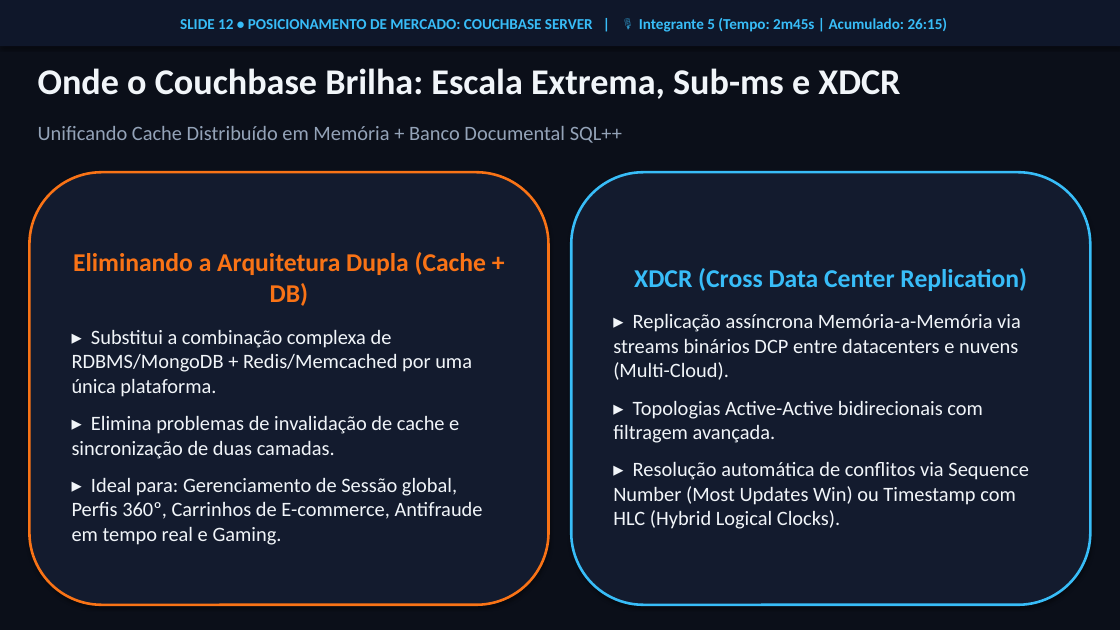
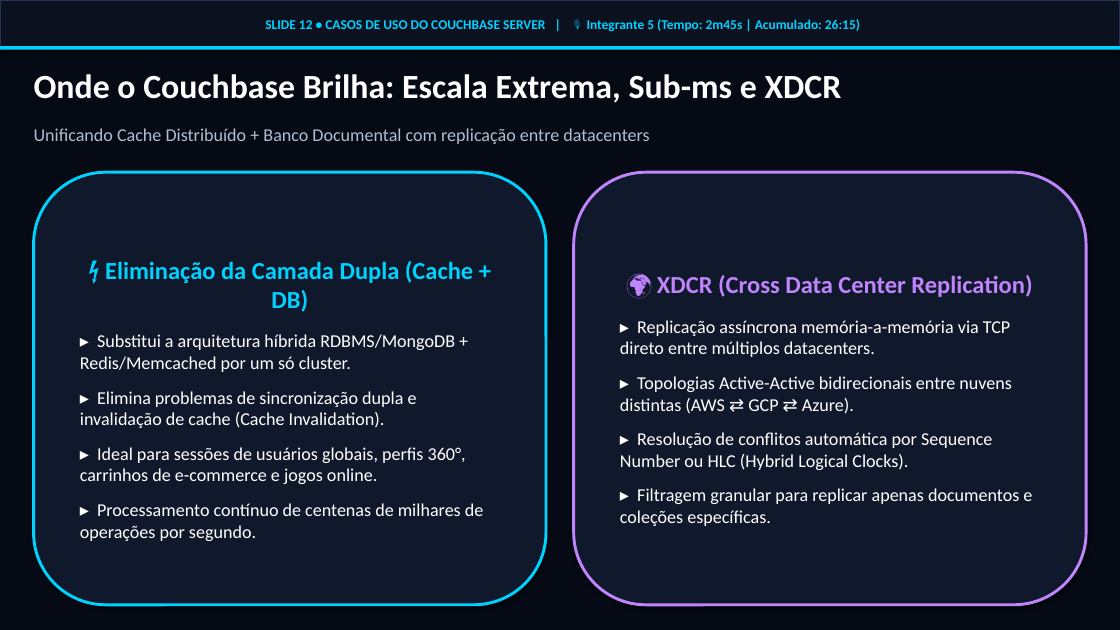
Before and after one commit to PHLopesvc07/ApresentacaoBD, a slide deck: slide 12 of Apresentacao_CouchDB_vs_Couchbase.pptx. Drawn at 1120x630 pixels with LibreOffice and Linux fonts; fonts in the diff are those of the drawing. Boxes give left, top, right and bottom in pixels: in the first picture for what was removed or moved away, otherwise in the second. Text is boxed around its words. In the diff, an @@ line names an element or a change of style, - is before the commit and + after.

Commit message:
feat: adiciona PDF completo para o professor e moderniza design do PPTX com glassmorphism e cores tematicas

```diff
--- a/Apresentacao_CouchDB_vs_Couchbase.pptx
+++ b/Apresentacao_CouchDB_vs_Couchbase.pptx
@@ background #0B0F19 to #060A14 @@
@@ rectangle "SLIDE 12 • CASOS DE ..." at (0,0,1120,49): fill #0F172A to #0B111F; outline none to #263452 1 pt @@
@@ text in rectangle at (265,19,860,32): text changed; size 13 to 11.5 pt; text colour #38BDF8 to #00D2FF @@
-SLIDE 12 • POSICIONAMENTO DE MERCADO: COUCHBASE SERVER | 🎙 Integrante 5 (Tempo: 2m45s | Acumulado: 26:15)
+SLIDE 12 • CASOS DE USO DO COUCHBASE SERVER | 🎙 Integrante 5 (Tempo: 2m45s | Acumulado: 26:15)
@@ rectangle added at (0,46,1120,50), fill #00D2FF @@
@@ text "Onde o Couchbase Brilha: Escala ..." at (34,74,842,103): size 31 to 29 pt, text colour #F1F5F9 to #FFFFFF @@
@@ text at (34,128,649,144): text changed; size 17.5 to 15.5 pt; text colour #94A3B8 to #B0BED2 @@
-Unificando Cache Distribuído em Memória + Banco Documental SQL++
+Unificando Cache Distribuído + Banco Documental com replicação entre datacenters
@@ rounded rectangle "⚡ Eliminação da Camada Dupla ...": place and size @@
-rounded rectangle "⚡ Eliminação da Camada Dupla ..." at (29,172,549,605)
+rounded rectangle "⚡ Eliminação da Camada Dupla ..." at (34,172,546,605)
@@ rounded rectangle "⚡ Eliminação da Camada Dupla ..." at (34,172,546,605): fill #131B2E to #10182B; outline #F97316 2.2 pt to #00D2FF 2.5 pt @@
@@ rounded rectangle "🌍 XDCR (Cross Data Center ...": place and size @@
-rounded rectangle "🌍 XDCR (Cross Data Center ..." at (571,172,1091,605)
+rounded rectangle "🌍 XDCR (Cross Data Center ..." at (574,172,1086,605)
@@ rounded rectangle "🌍 XDCR (Cross Data Center ..." at (574,172,1086,605): fill #131B2E to #10182B; outline #38BDF8 2.2 pt to #C084FC 2.5 pt @@
@@ text in rounded rectangle at (80,261,483,541): text changed; size 17.5 to 15.5 pt; text colour #F1F5F9 to #FFFFFF @@
-Eliminando a Arquitetura Dupla (Cache + DB)
-▸ Substitui a combinação complexa de RDBMS/MongoDB + Redis/Memcached por uma única plataforma.
-▸ Elimina problemas de invalidação de cache e sincronização de duas camadas.
-▸ Ideal para: Gerenciamento de Sessão global, Perfis 360º, Carrinhos de E-commerce, Antifraude em tempo real e Gaming.
+⚡ Eliminação da Camada Dupla (Cache + DB)
+▸ Substitui a arquitetura híbrida RDBMS/MongoDB + Redis/Memcached por um só cluster.
+▸ Elimina problemas de sincronização dupla e invalidação de cache (Cache Invalidation).
+▸ Ideal para sessões de usuários globais, perfis 360°, carrinhos de e-commerce e jogos online.
+▸ Processamento contínuo de centenas de milhares de operações por segundo.
@@ text in rounded rectangle at (620,275,1032,526): text changed; size 17.5 to 15.5 pt; text colour #F1F5F9 to #FFFFFF @@
-XDCR (Cross Data Center Replication)
-▸ Replicação assíncrona Memória-a-Memória via streams binários DCP entre datacenters e nuvens (Multi-Cloud).
-▸ Topologias Active-Active bidirecionais com filtragem avançada.
-▸ Resolução automática de conflitos via Sequence Number (Most Updates Win) ou Timestamp com HLC (Hybrid Logical Clocks).
+🌍 XDCR (Cross Data Center Replication)
+▸ Replicação assíncrona memória-a-memória via TCP direto entre múltiplos datacenters.
+▸ Topologias Active-Active bidirecionais entre nuvens distintas (AWS ⇄ GCP ⇄ Azure).
+▸ Resolução de conflitos automática por Sequence Number ou HLC (Hybrid Logical Clocks).
+▸ Filtragem granular para replicar apenas documentos e coleções específicas.
```
Also in this commit, not shown: 17 other slides changed, 4 other files.
